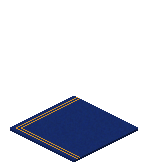
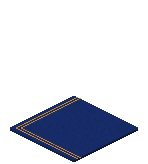
Comparing the layer stacks of the two 148 x 164 images. Changes:
removed layer "Layer 6" over [16, 97, 136, 159]
added layer "Stripes(병합)" above "Iso_Deco_Ground_Carpet_Blue_08" over [16, 97, 81, 159]
added layer "Iso_Deco_Ground_Carpet_Blue_08" over [16, 97, 136, 159]
